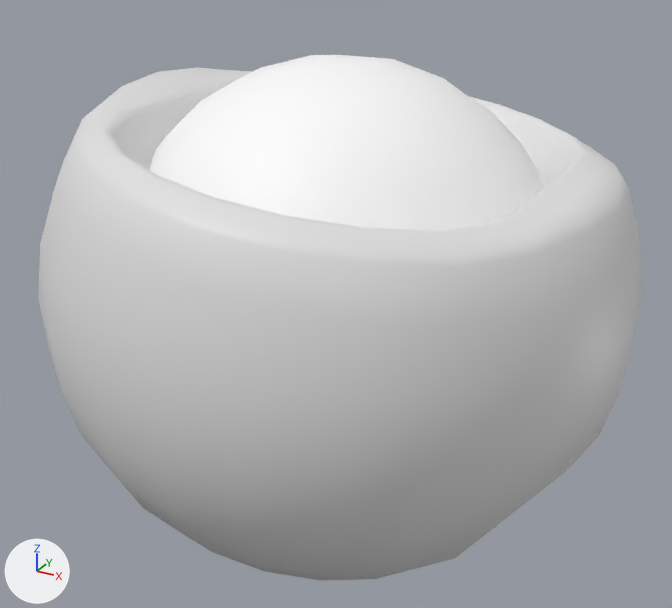
Before and after pictures for a commit that changed the FBX model ui/assets/models/enemy.fbx.
Before and after are seen from a 50 mm camera at (0.00337, -0.00606, 0.0079) aimed at (0.00006, -0.00003, 0.00489). Arrows for +X, +Y and +Z are at lower left; the lights stay in place. Where no turn or scale is listed for an object, it has been applied to the vertices.

In view in the first picture: 'edit1'.
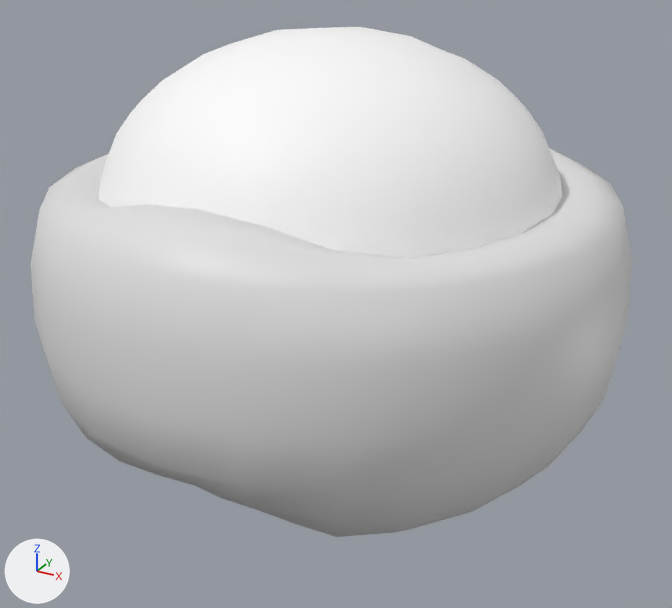
What differs and where, as boxes (x1, y1, x2, y2) in the pictures (672 x 608 px; the box of a moved part takes in the faces that stretch with it):
```json
{"object": "edit1", "change": "reshaped", "before": [39, 55, 641, 580], "after": [31, 27, 632, 537]}
{"part": 1, "of": "me_edit1", "change": "moved or reshaped", "before": [150, 55, 546, 231], "after": [98, 27, 562, 258]}
{"part": 2, "of": "me_edit1", "change": "moved or reshaped", "before": [39, 68, 633, 580], "after": [31, 148, 630, 537]}
```

The change, as JSON lines over the scene's bpy script:
```json
{"block": "me_edit1", "where": "# used by ob_edit1; location = (0.0, 0.0, 0.0)"}
{"op": "remove", "block": "me_edit1", "code": "me_edit1.from_pydata(...)  # 1220 vertices, 1216 faces; spans x -0.00221..0.00237, y -0.0023..0.0023, z 0.00294..0.00682"}
{"op": "add", "block": "me_edit1", "code": "me_edit1.from_pydata(...)  # 1220 vertices, 1216 faces; spans x -0.0023..0.0023, y -0.00229..0.0023, z 0.00321..0.00703"}
{"block": "me_edit1", "change": "me_edit1 part 1: the loose piece of 362 vertices spanning x -0.00168..0.00183, y -0.00175..0.00175, z 0.00332..0.00682 is multiplied about its middle by the matrix ((0.993, 0.0, -0.122), (0.0, 1.0, 0.0), (0.09, 0.0, 0.734)), then moved by (-0.00008, 0.0, 0.00065)"}
{"block": "me_edit1", "change": "me_edit1 part 2: 858 of 1220 vertices moved; they spanned x -0.00221..0.00237, y -0.0023..0.0023, z 0.00294..0.00658 and now span x -0.0023..0.0023, y -0.00229..0.0023, z 0.00321..0.00614; mean shift (-0.00008, -0.00002, -0.00003); largest move (0.00171, -0.0016, 0.00524) -> (-0.0016, -0.0016, 0.00545)"}
```
